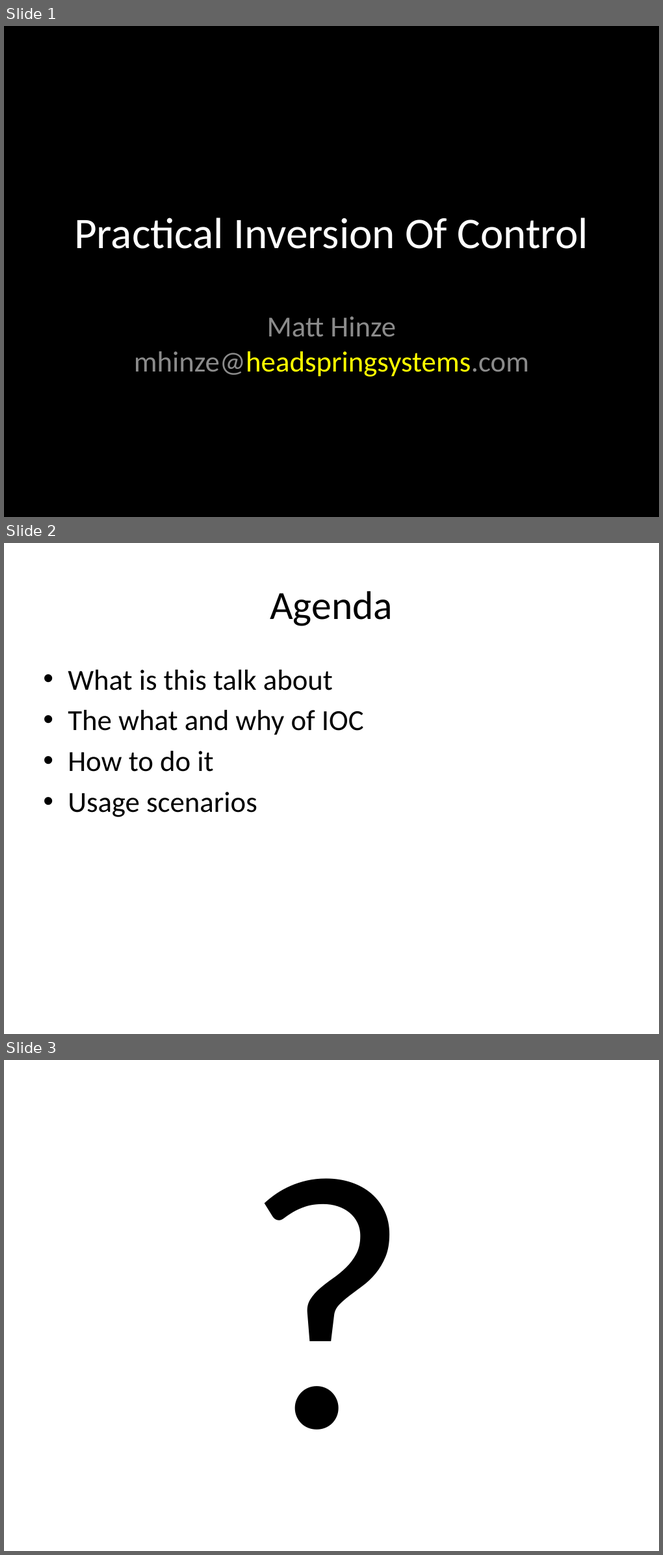
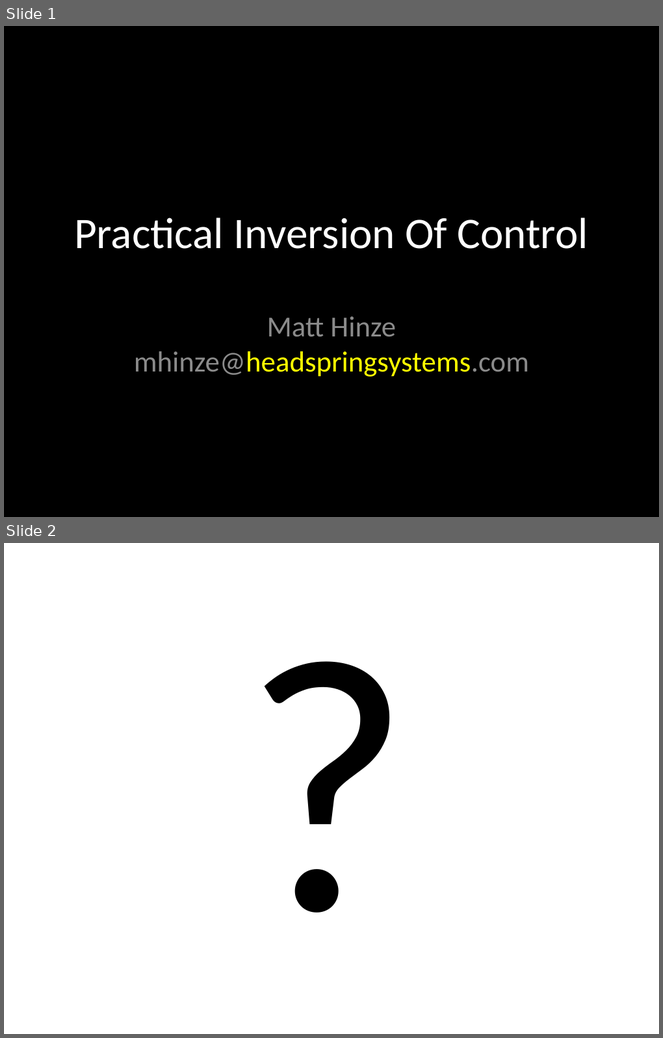
Before and after one commit to calebjenkins/Practical-IOC, a slide deck: Practical Inversion Of Control.pptx. Shown one above the other, each under a label of ours: slides 1, 2 and 3 before the commit, slides 1 and 2 after it. The pictures are 663x1555 and 663x1038 pixels, drawn with LibreOffice and Linux fonts; fonts in the diff are those of the drawing. Boxes give left, top, right and bottom in pixels: in the first picture for what was removed or moved away, otherwise in the second. Text is boxed around its words. In the diff, an @@ line names an element or a change of style, - is before the commit and + after.

Commit message:
removing agenda slide

```diff
--- a/Practical Inversion Of Control.pptx
+++ b/Practical Inversion Of Control.pptx
@@ slide 2 removed at [4,543,659,1034], background #FFFFFF @@
@@ title removed at [270,591,393,626] @@
-Agenda
@@ text removed at [68,670,364,817] @@
-• What is this talk about
-• The what and why of IOC
-• How to do it
-• Usage scenarios
@@ what was slide 3 is now slide 2 @@
```
